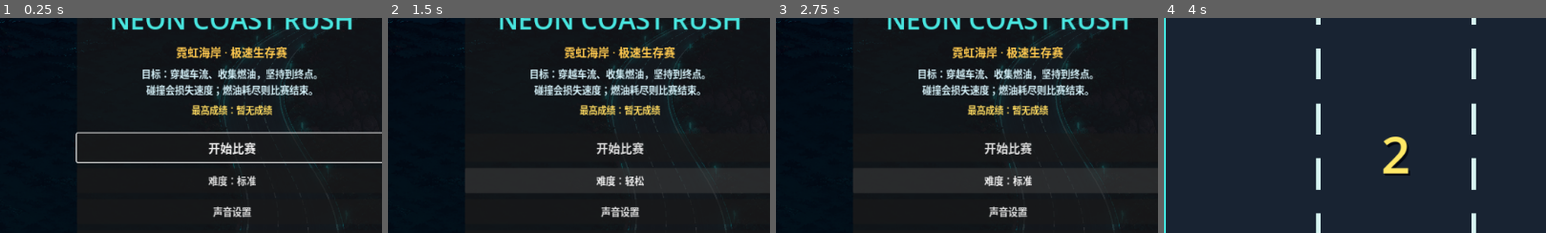
Above: before the commit, frames 1-4 (left to right).
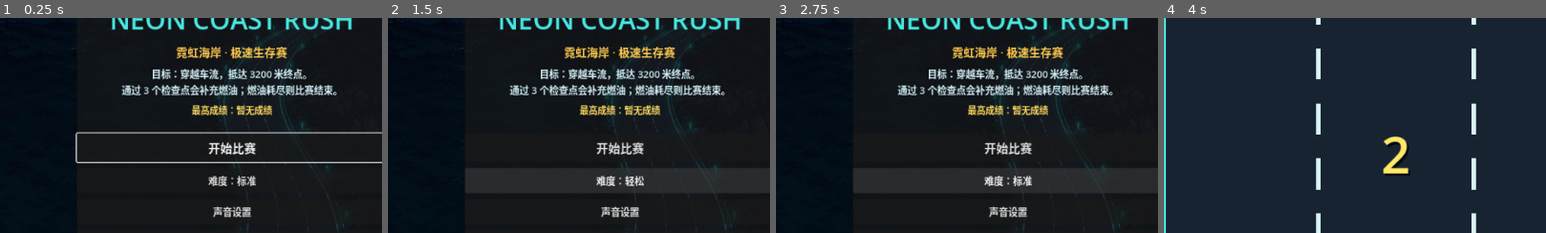
Above: after the commit, the same moments.

Repository: xiejiamincyq/car
Game: Godot game, scene res://scenes/main.tscn
The game is run twice, just before and just after one commit, with the same random seed, the same clock (stepped at 60 frames per second) and the same inputs.
Inputs:
- Up to frame 1 (0.25 s): no input
- Up to frame 2 (1.5 s): click "难度：标准" at 0.5 s; click "难度：困难" at 1.25 s
- Up to frame 3 (2.75 s): click "难度：轻松" at 2 s
- Up to frame 4 (4 s): click "开始比赛" at 2.75 s; tap Enter at 3.5 s; hold Right (steer_right) from 3.53 s (still down)
The pictures show only the part of the screen within x 20-70%, y 18-68%; the shares and areas given below are measured in that part.

The runs differ from the first frame. In frame 1, 3.7% of the frame differs, in the area x 31-89%, y 23-37%; in frame 2, 3.7%; in frame 3, 3.7%; in frame 4, nothing differs.

Commit message:
feat: connect difficulty profiles to gameplay

Diff:
--- a/scenes/main.tscn
+++ b/scenes/main.tscn
@@ -157,7 +157,7 @@
 layout_mode = 2
 theme_override_colors/font_color = Color(0.83, 0.94, 0.97, 1)
 theme_override_font_sizes/font_size = 16
-text = "目标：穿越车流、收集燃油，坚持到终点。\n碰撞会损失速度；燃油耗尽则比赛结束。"
+text = "目标：穿越车流，抵达 3200 米终点。\n通过 3 个检查点会补充燃油；燃油耗尽则比赛结束。"
 horizontal_alignment = 1
 
 [node name="BestScores" type="Label" parent="CanvasLayer/TitleScreen/Center/Card/Content"]
--- /dev/null
+++ b/scripts/difficulty_profile.gd
@@ -0,0 +1,26 @@
+class_name DifficultyProfile
+extends RefCounted
+
+const PROFILES := [
+	{
+		"fuel_drain_multiplier": 0.80,
+		"traffic_interval_multiplier": 1.15,
+		"event_interval_multiplier": 1.35,
+		"combo_window_multiplier": 1.20,
+	},
+	{
+		"fuel_drain_multiplier": 1.0,
+		"traffic_interval_multiplier": 1.0,
+		"event_interval_multiplier": 1.0,
+		"combo_window_multiplier": 1.0,
+	},
+	{
+		"fuel_drain_multiplier": 1.15,
+		"traffic_interval_multiplier": 0.85,
+		"event_interval_multiplier": 0.80,
+		"combo_window_multiplier": 0.85,
+	},
+]
+
+static func for_index(index: int) -> Dictionary:
+	return PROFILES[clampi(index, 0, PROFILES.size() - 1)].duplicate(true)
--- a/scripts/lane_event_director.gd
+++ b/scripts/lane_event_director.gd
@@ -14,6 +14,7 @@
 var _initial_seed: int
 var _cooldown_remaining := 0.0
 var _history := PackedStringArray()
+var interval_multiplier := 1.0
 
 func _init(seed: int, lanes: int = 3, events_enabled: bool = true) -> void:
 	_initial_seed = seed
@@ -62,6 +63,11 @@
 func event_history() -> String:
 	return "|".join(_history)
 
+func configure_interval_multiplier(multiplier: float) -> void:
+	interval_multiplier = maxf(0.1, multiplier)
+	if state == State.IDLE:
+		_cooldown_remaining = _next_cooldown()
+
 func reset(seed: int = -1) -> void:
 	if seed >= 0:
 		_initial_seed = seed
@@ -82,4 +88,4 @@
 	return candidates[_random.randi_range(0, candidates.size() - 1)]
 
 func _next_cooldown() -> float:
-	return _random.randf_range(GameConfig.LANE_EVENT_MIN_INTERVAL_SECONDS, GameConfig.LANE_EVENT_MAX_INTERVAL_SECONDS)
+	return _random.randf_range(GameConfig.LANE_EVENT_MIN_INTERVAL_SECONDS, GameConfig.LANE_EVENT_MAX_INTERVAL_SECONDS) * interval_multiplier
--- a/scripts/main.gd
+++ b/scripts/main.gd
@@ -17,6 +17,7 @@
 const PassEventResolver = preload("res://scripts/pass_event_resolver.gd")
 const GameFeedback = preload("res://scripts/game_feedback.gd")
 const LaneEventDirector = preload("res://scripts/lane_event_director.gd")
+const DifficultyProfile = preload("res://scripts/difficulty_profile.gd")
 
 const ROAD_MARK_REPEAT_DISTANCE := 92.0
 
@@ -385,6 +386,7 @@
 	collision_audio.stop()
 	_stop_run_audio()
 	run.reset()
+	_apply_difficulty_profile()
 	fuel_pickups.clear()
 	fuel_spawn_director.reset(_fuel_seed_for_run(current_run_seed))
 	feedback.reset()
@@ -497,6 +499,7 @@
 func _cycle_difficulty() -> void:
 	difficulty_index = (difficulty_index + 1) % DIFFICULTY_NAMES.size()
 	difficulty_button.text = "难度：%s" % DIFFICULTY_NAMES[difficulty_index]
+	_apply_difficulty_profile()
 	_save_preferences()
 
 func _configure_persistence(store: SaveStore, enabled: bool) -> void:
@@ -512,8 +515,14 @@
 	audio_muted = bool(save_data.settings.audio_muted)
 	difficulty_index = int(save_data.settings.difficulty)
 	difficulty_button.text = "难度：%s" % DIFFICULTY_NAMES[difficulty_index]
+	_apply_difficulty_profile()
 	if audio_muted:
 		_stop_run_audio()
+
+func _apply_difficulty_profile() -> void:
+	var profile := DifficultyProfile.for_index(difficulty_index)
+	run.configure_difficulty(profile)
+	traffic.configure_difficulty(profile)
 
 func _save_preferences() -> void:
 	if save_data.is_empty():
--- a/scripts/run_state.gd
+++ b/scripts/run_state.gd
@@ -19,6 +19,7 @@
 
 var max_fuel: float
 var fuel_drain_per_second: float
+var base_fuel_drain_per_second: float
 var fuel_grace_seconds: float
 var phase: Phase = Phase.TITLE
 var countdown_remaining: float = 0.0
@@ -36,11 +37,16 @@
 
 func _init(initial_max_fuel: float, drain_per_second: float, grace_seconds: float = 30.0) -> void:
 	max_fuel = initial_max_fuel
-	fuel_drain_per_second = drain_per_second
+	base_fuel_drain_per_second = drain_per_second
+	fuel_drain_per_second = base_fuel_drain_per_second
 	fuel_grace_seconds = grace_seconds
 	fuel = max_fuel
 	combo = ComboTracker.new(GameConfig.COMBO_WINDOW_SECONDS, GameConfig.COMBO_MAX_MULTIPLIER, GameConfig.COMBO_EVENTS_PER_MULTIPLIER)
 	progression = RaceProgression.new(GameConfig.RACE_CHECKPOINT_DISTANCES, GameConfig.RACE_FINISH_DISTANCE)
+
+func configure_difficulty(profile: Dictionary) -> void:
+	fuel_drain_per_second = base_fuel_drain_per_second * maxf(0.0, float(profile.fuel_drain_multiplier))
+	combo.window_seconds = maxf(0.1, GameConfig.COMBO_WINDOW_SECONDS * float(profile.combo_window_multiplier))
 
 func start() -> void:
 	if phase == Phase.TITLE:
--- a/scripts/traffic_director.gd
+++ b/scripts/traffic_director.gd
@@ -28,6 +28,7 @@
 var lane_change_started_count: int = 0
 var _viewport_height: float = 720.0
 var lane_events: LaneEventDirector
+var spawn_interval_multiplier := 1.0
 
 func _init(seed: int, lanes: int = 3, safe_distance: float = 620.0, lane_gap: float = 180.0) -> void:
 	lane_count = lanes
@@ -84,6 +85,10 @@
 
 func set_viewport_height(viewport_height: float) -> void:
 	_viewport_height = maxf(1.0, viewport_height)
+
+func configure_difficulty(profile: Dictionary) -> void:
+	spawn_interval_multiplier = maxf(0.1, float(profile.traffic_interval_multiplier))
+	lane_events.configure_interval_multiplier(float(profile.event_interval_multiplier))
 
 func update_vehicle(vehicle: TrafficVehicle, delta: float, player_speed: float) -> void:
 	if vehicle.kind == Kind.FAST_OVERTAKE:
@@ -306,7 +311,7 @@
 			return [Kind.SIGNAL_CHANGE, Kind.SIGNAL_CHANGE, Kind.TRUCK, Kind.SIGNAL_CHANGE, Kind.SIGNAL_CHANGE, Kind.FAST_OVERTAKE, Kind.SIGNAL_CHANGE, Kind.SIGNAL_CHANGE, Kind.STEADY_SLOW, Kind.SIGNAL_CHANGE, Kind.SIGNAL_CHANGE]
 
 func _spawn_interval_for_stage() -> float:
-	return [0.85, 0.72, 0.62, 0.48][difficulty_stage]
+	return [0.85, 0.72, 0.62, 0.48][difficulty_stage] * spawn_interval_multiplier
 
 func _speed_multiplier_for_stage() -> float:
 	return [1.0, 1.0, 1.12, 1.22][difficulty_stage]
--- /dev/null
+++ b/tests/test_difficulty_profiles.gd
@@ -0,0 +1,54 @@
+extends SceneTree
+
+const DifficultyProfile = preload("res://scripts/difficulty_profile.gd")
+const GameConfig = preload("res://scripts/game_config.gd")
+const MainScene = preload("res://scenes/main.tscn")
+const RunState = preload("res://scripts/run_state.gd")
+const TrafficDirector = preload("res://scripts/traffic_director.gd")
+
+func _init() -> void:
+	call_deferred("_run")
+
+func _run() -> void:
+	var easy := DifficultyProfile.for_index(0)
+	var normal := DifficultyProfile.for_index(1)
+	var hard := DifficultyProfile.for_index(2)
+	assert(easy.fuel_drain_multiplier < normal.fuel_drain_multiplier and normal.fuel_drain_multiplier < hard.fuel_drain_multiplier, "Difficulty must centrally order fuel pressure")
+	assert(easy.traffic_interval_multiplier > normal.traffic_interval_multiplier and normal.traffic_interval_multiplier > hard.traffic_interval_multiplier, "Difficulty must centrally order traffic density")
+	assert(easy.event_interval_multiplier > normal.event_interval_multiplier and normal.event_interval_multiplier > hard.event_interval_multiplier, "Difficulty must centrally order road-event frequency")
+	assert(easy.combo_window_multiplier > normal.combo_window_multiplier and normal.combo_window_multiplier > hard.combo_window_multiplier, "Difficulty must centrally order combo leniency")
+
+	for difficulty in range(3):
+		var profile := DifficultyProfile.for_index(difficulty)
+		var main = MainScene.instantiate()
+		root.add_child(main)
+		main.difficulty_index = difficulty
+		main._start_new_run()
+		assert(main.run.phase == main.RunState.Phase.COUNTDOWN, "Every title difficulty must start through the normal countdown")
+		assert(is_equal_approx(main.run.fuel_drain_per_second, GameConfig.FUEL_DRAIN_PER_SECOND * profile.fuel_drain_multiplier), "The selected title difficulty must reach RunState")
+		assert(is_equal_approx(main.traffic.spawn_interval_multiplier, profile.traffic_interval_multiplier), "The selected title difficulty must reach traffic spawning")
+		main._process(3.0)
+		if difficulty % 2 == 0:
+			main.run.mark_clear()
+		else:
+			main.run.end()
+		main._update_hud()
+		assert(main.result_screen.visible, "Every difficulty must enter normal clear or failure settlement")
+		main.free()
+
+	for difficulty in range(3):
+		var profile := DifficultyProfile.for_index(difficulty)
+		for seed in range(1, 21):
+			var run := RunState.new(GameConfig.MAX_FUEL, GameConfig.FUEL_DRAIN_PER_SECOND, GameConfig.FUEL_GRACE_SECONDS)
+			var traffic := TrafficDirector.new(seed)
+			run.configure_difficulty(profile)
+			traffic.configure_difficulty(profile)
+			run.start()
+			for second in range(300):
+				run.tick(1.0, 560.0, GameConfig.MAX_SPEED)
+				traffic.set_difficulty_stage(mini(3, second / 75))
+				traffic.tick(1.0, 560.0, 1)
+				assert(traffic.all_active_spawns_are_fair(), "20 seeds x 3 difficulties must preserve every traffic invariant")
+				assert(traffic.vehicles.size() <= traffic.max_active_vehicles and traffic.allocated_vehicle_count <= traffic.max_active_vehicles, "Difficulty stress must keep traffic objects bounded")
+			assert(run.phase == RunState.Phase.RUN_CLEAR or run.phase == RunState.Phase.GAME_OVER, "Each difficulty simulation must reach a valid terminal state")
+	quit()
--- a/tests/test_menu_flow.gd
+++ b/tests/test_menu_flow.gd
@@ -16,6 +16,7 @@
 	var title_card: Control = main.get_node("CanvasLayer/TitleScreen/Center/Card")
 	assert(title_screen.get_global_rect().encloses(title_card.get_global_rect()), "The full title card must fit inside the 720p viewport")
 	assert(main.get_node("CanvasLayer/TitleScreen/Center/Card/Content/Goal").text.contains("燃油"), "The title must explain the run objective")
+	assert(main.get_node("CanvasLayer/TitleScreen/Center/Card/Content/Goal").text.contains("检查点") and main.get_node("CanvasLayer/TitleScreen/Center/Card/Content/Goal").text.contains("3200"), "The title must explain checkpoint rewards and the concrete win condition")
 
 	main._show_settings()
 	assert(main.get_node("CanvasLayer/SettingsScreen").visible and not title_screen.visible, "Settings must be reachable from title")
Not shown, changed: CHANGELOG.md
Not shown, changed: tasks/plan-foundation.md
